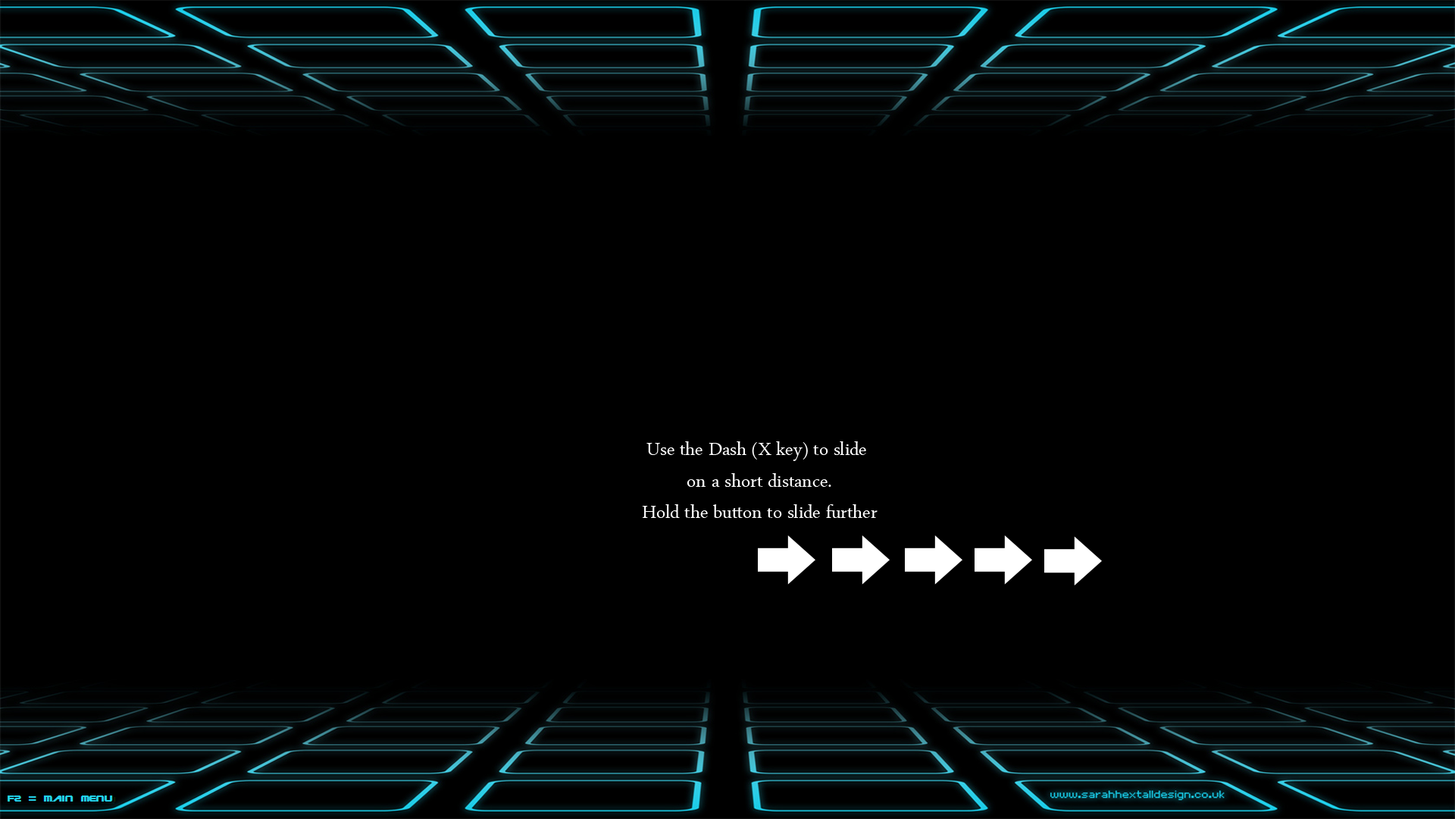
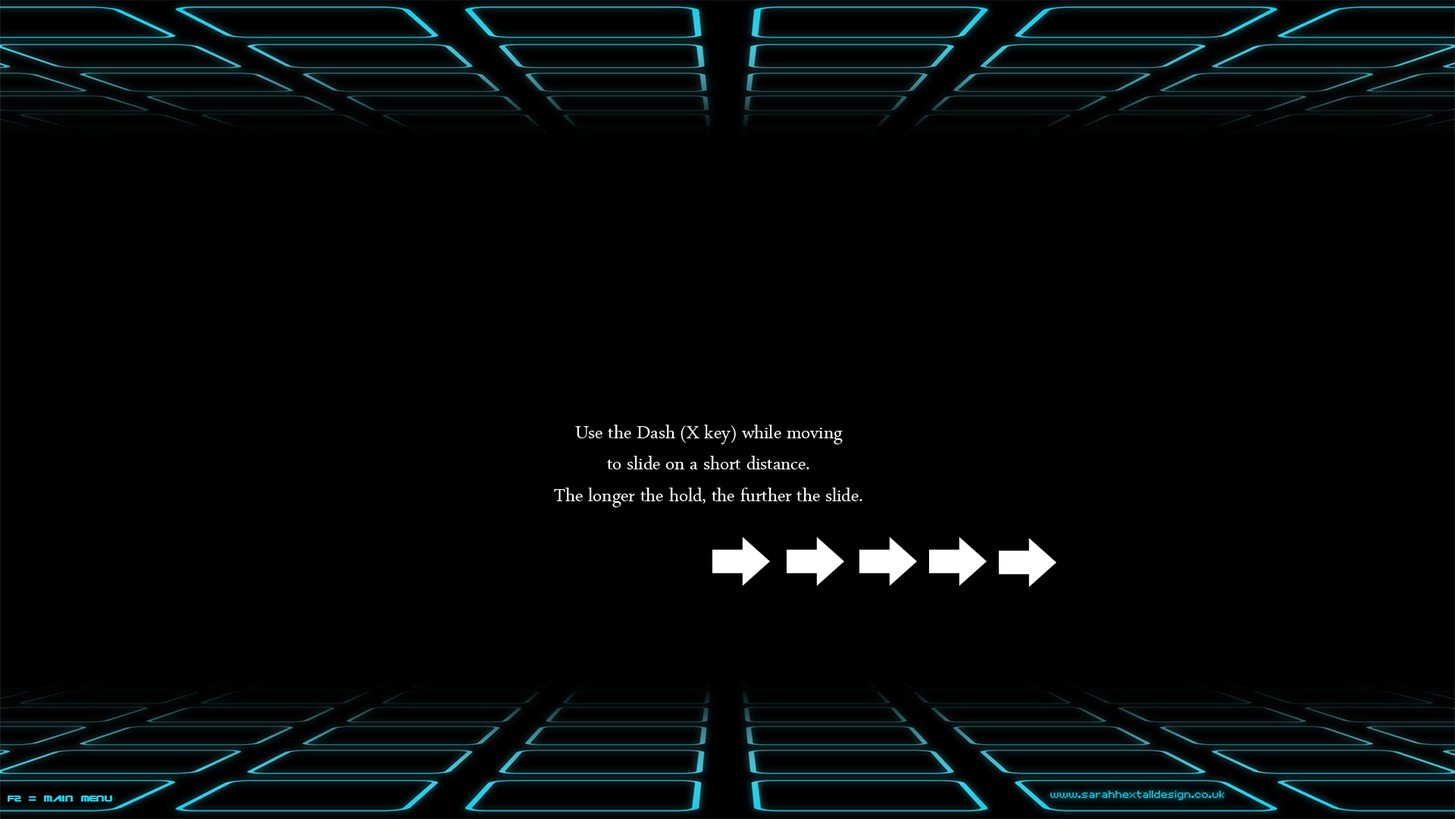
The second 1455×819 image is a revision of the first. Changes to its layers:
renamed "Use the Dash (X key) to slide on a short distance. Hold the bu" to "Use the Dash (X key) while moving to slide on a short distance.", painted on it over (x1=554, y1=424, x2=878, y2=518)
removed layer "Shape 1 copy 4" over (x1=1044, y1=535, x2=1103, y2=586)
removed layer "Shape 1 copy 3" over (x1=974, y1=535, x2=1033, y2=585)
removed layer "Shape 1 copy 2" over (x1=905, y1=535, x2=963, y2=585)
removed layer "Shape 1 copy" over (x1=832, y1=535, x2=890, y2=585)
removed layer "Shape 1" over (x1=757, y1=535, x2=816, y2=585)
painted on "Layer 0" over (x1=712, y1=536, x2=1057, y2=587)
